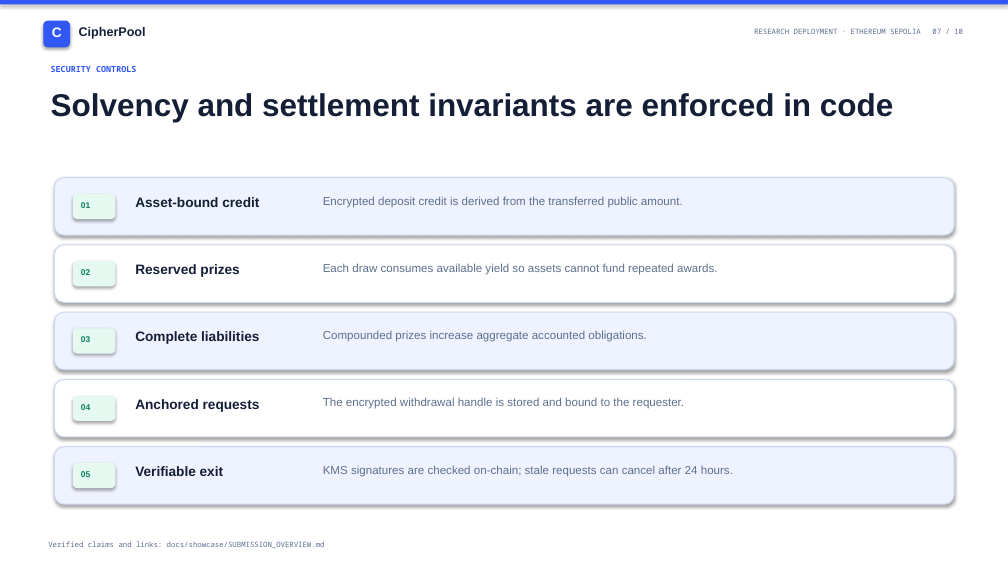
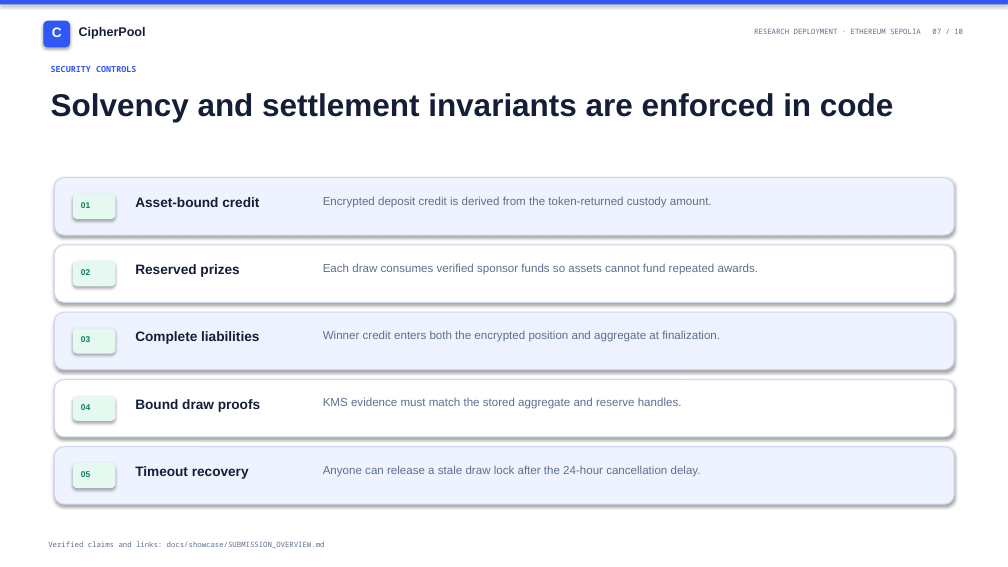
Before and after one commit to Webghost01-NG/cipherpool, a slide deck: slide 7 of docs/showcase/presentation/CipherPool-Presentation.pptx. Drawn at 1008x567 pixels with LibreOffice and Linux fonts; fonts in the diff are those of the drawing. Boxes give left, top, right and bottom in pixels: in the first picture for what was removed or moved away, otherwise in the second. Text is boxed around its words. In the diff, an @@ line names an element or a change of style, - is before the commit and + after.

Commit message:
docs(showcase): refresh verified demo package

```diff
--- a/docs/showcase/presentation/CipherPool-Presentation.pptx
+++ b/docs/showcase/presentation/CipherPool-Presentation.pptx
@@ text at bbox=[323, 196, 712, 208]: text changed @@
-Encrypted deposit credit is derived from the transferred public amount.
+Encrypted deposit credit is derived from the token-returned custody amount.
@@ text at bbox=[323, 263, 759, 275]: text changed @@
-Each draw consumes available yield so assets cannot fund repeated awards.
+Each draw consumes verified sponsor funds so assets cannot fund repeated awards.
@@ text at bbox=[323, 330, 720, 342]: text changed @@
-Compounded prizes increase aggregate accounted obligations.
+Winner credit enters both the encrypted position and aggregate at finalization.
@@ text at bbox=[135, 399, 260, 412]: text changed @@
-Anchored requests
+Bound draw proofs
@@ text at bbox=[323, 397, 682, 409]: text changed @@
-The encrypted withdrawal handle is stored and bound to the requester.
+KMS evidence must match the stored aggregate and reserve handles.
@@ text at bbox=[135, 466, 249, 479]: text changed @@
-Verifiable exit
+Timeout recovery
@@ text at bbox=[323, 465, 701, 477]: text changed @@
-KMS signatures are checked on-chain; stale requests can cancel after 24 hours.
+Anyone can release a stale draw lock after the 24-hour cancellation delay.
```
Also in this commit, not shown: 7 other slides changed, 11 other files.
